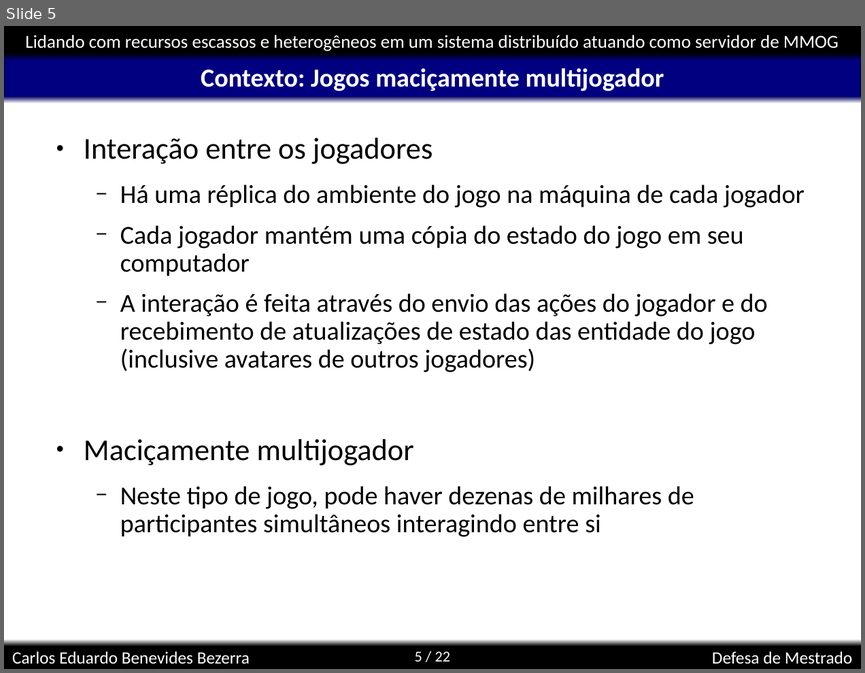
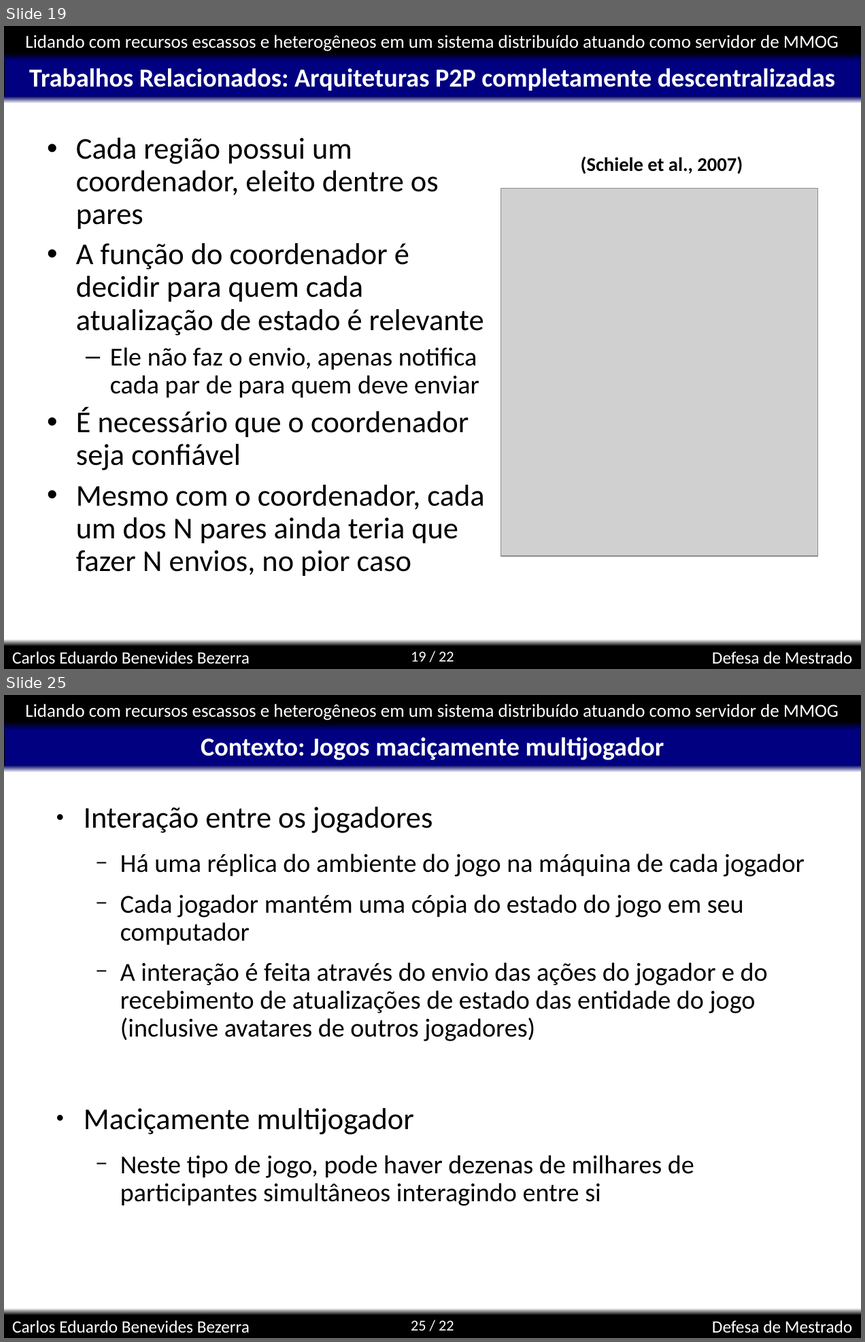
Before and after one commit to kdubezerra/kdubezerra, a slide deck: textos/dissertation/Diss_Defesa.ppt. Shown one above the other, each under a label of ours: slide 5 before the commit, slides 19 and 25 after it; the slides between them are not shown. The pictures are 865x673 and 865x1342 pixels, drawn with LibreOffice and Linux fonts; fonts in the diff are those of the drawing; grey boxes stand for pictures; background and template pictures are left out. Boxes give left, top, right and bottom in pixels: in the first picture for what was removed or moved away, otherwise in the second. Text is boxed around its words. In the diff, an @@ line names an element or a change of style, - is before the commit and + after.

```diff
--- a/textos/dissertation/Diss_Defesa.ppt
+++ b/textos/dissertation/Diss_Defesa.ppt
@@ slide 19 added at (4, 26, 861, 669), background #FFFFFF; not listed: 8 template elements that a slide beside it also shows @@
@@ title added at (29, 68, 835, 91), 24 pt, text #FFFFFF, bold @@
+Trabalhos Relacionados: Arquiteturas P2P completamente descentralizadas
@@ text added at (76, 138, 484, 576), 28 pt, text #000000 @@
+• Cada região possui um coordenador, eleito dentre os pares
+• A função do coordenador é decidir para quem cada atualização de estado é relevante
+  – Ele não faz o envio, apenas notifica cada par de para quem deve enviar
+• É necessário que o coordenador seja confiável
+• Mesmo com o coordenador, cada um dos N pares ainda teria que fazer N envios, no pior caso
@@ text added at (581, 157, 742, 174), 18 pt, text #000000, bold @@
+(Schiele et al., 2007)
@@ picture added at (501, 189, 818, 556) @@
@@ what was slide 5 is now slide 25 @@
@@ page number at (411, 1320, 454, 1330): text changed @@
-5 / 22
+25 / 22
```
Also in this commit, not shown: 5 slides changed, 23 other slides added, 7 slides removed, 19 other files.
